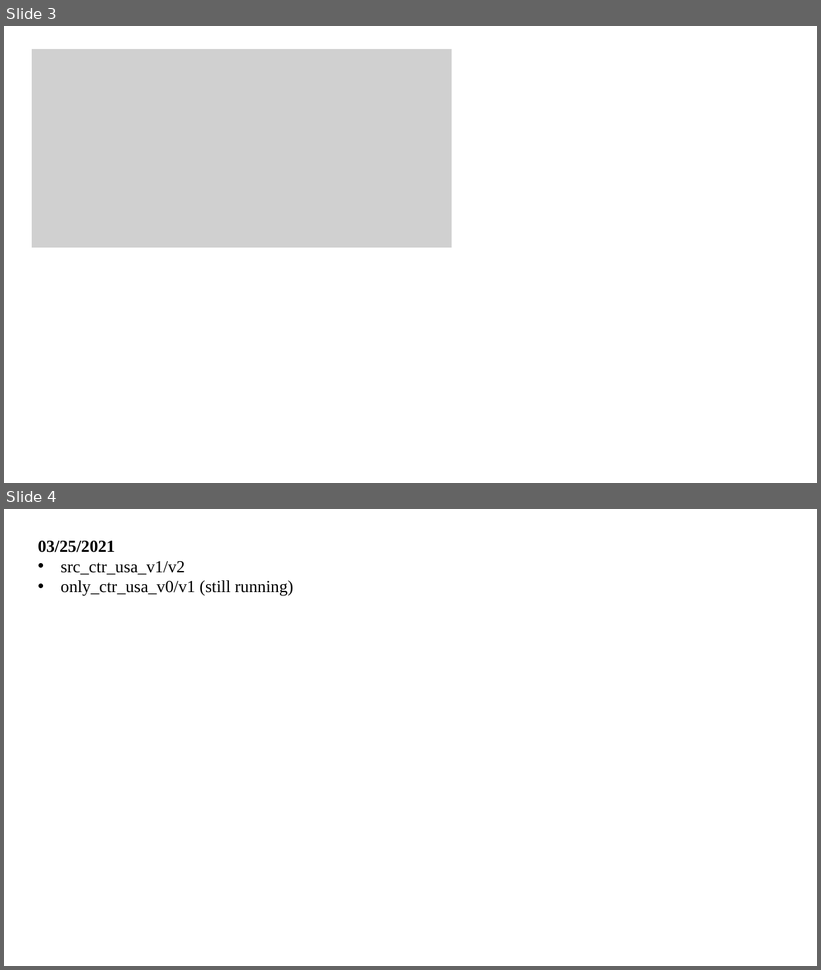
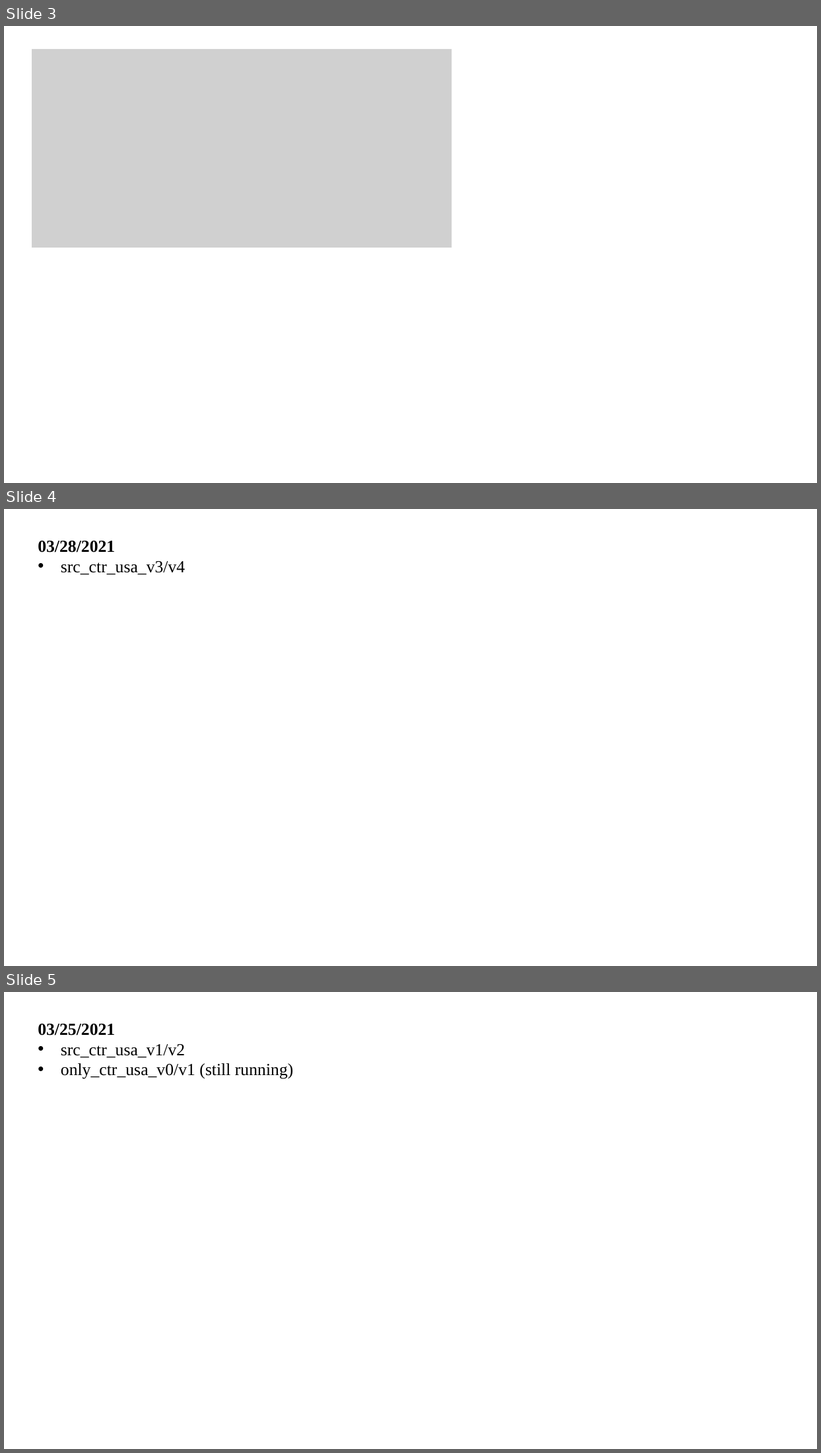
Before and after one commit to XYHC-MMDA/Multi-modal-Multi-task-DA, a slide deck: demo/latest.pptx. Shown one above the other, each under a label of ours: slides 3 and 4 before the commit, slides 3, 4 and 5 after it. The pictures are 821x970 and 821x1453 pixels, drawn with LibreOffice and Linux fonts; fonts in the diff are those of the drawing; grey boxes stand for pictures. Boxes give left, top, right and bottom in pixels: in the first picture for what was removed or moved away, otherwise in the second. Text is boxed around its words. In the diff, an @@ line names an element or a change of style, - is before the commit and + after.

```diff
--- a/demo/latest.pptx
+++ b/demo/latest.pptx
@@ slide 4 added at [4, 509, 817, 966], background #FFFFFF @@
@@ text added at [38, 541, 185, 575], 20 pt, text #000000 @@
+03/28/2021
+• src_ctr_usa_v3/v4
@@ what was slide 4 is now slide 5 @@
```
Also in this commit, not shown: 1 slide changed, 4 other slides added, 2 other files.
